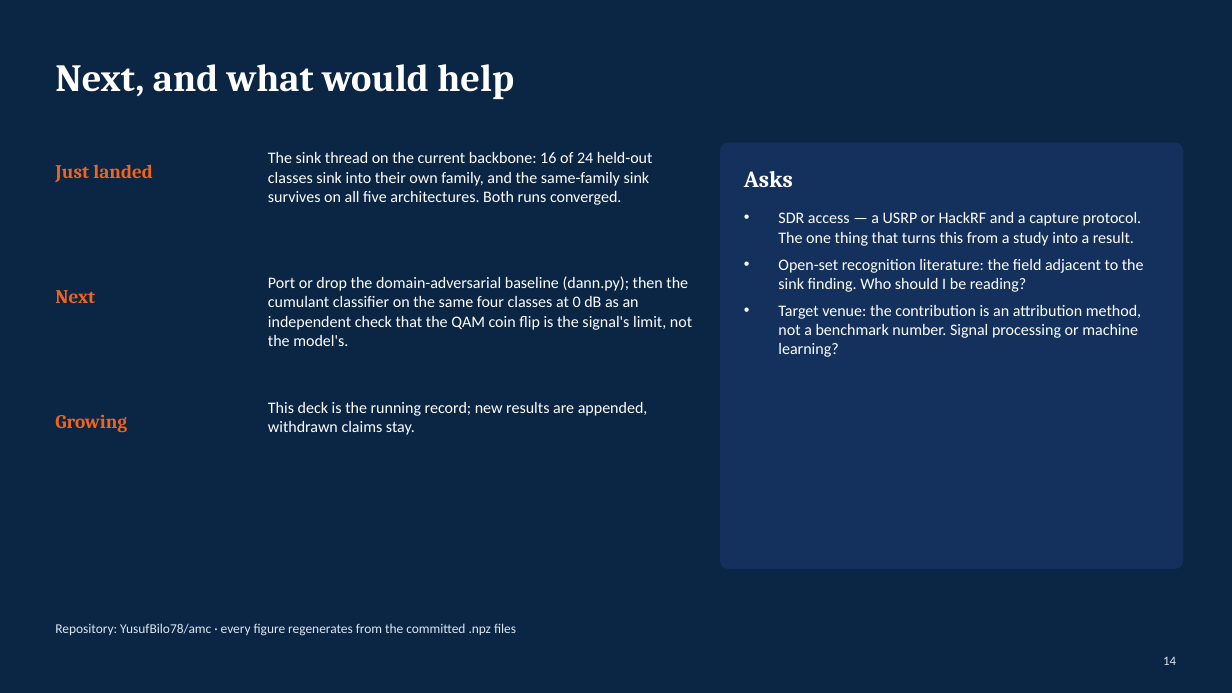
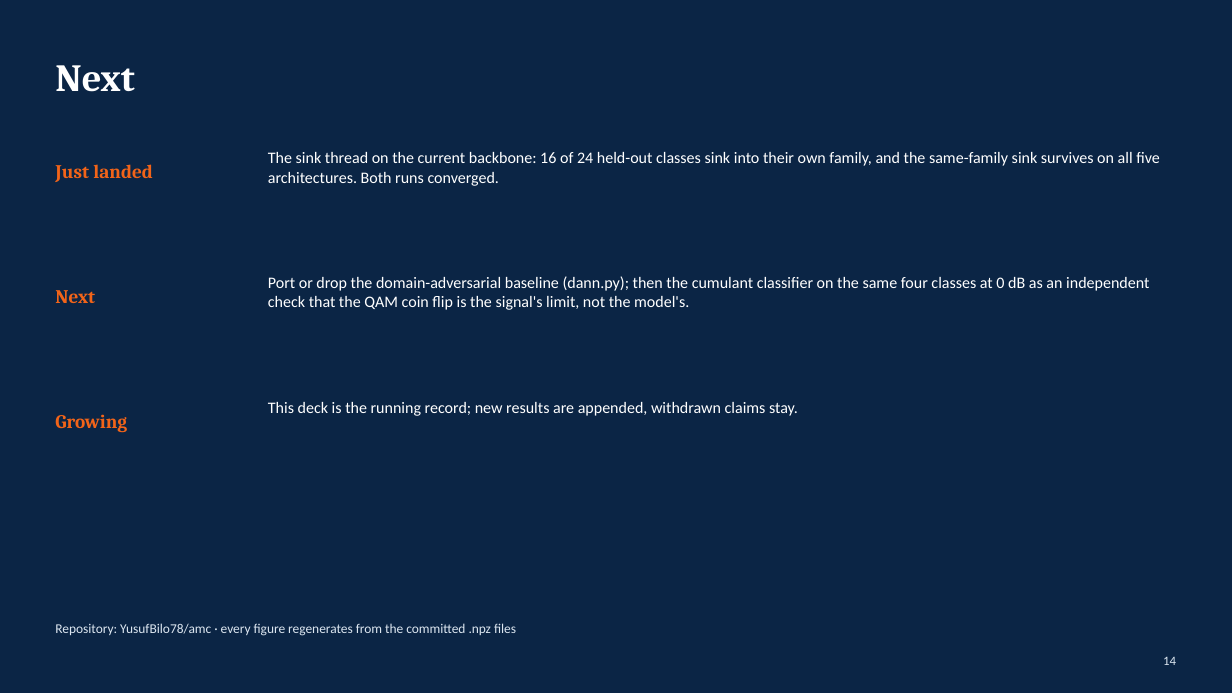
Before and after one commit to YusufBilo78/amc, a slide deck: slide 14 of deck/amc_progress.pptx. Drawn at 1232x693 pixels with LibreOffice and Linux fonts; fonts in the diff are those of the drawing. Boxes give left, top, right and bottom in pixels: in the first picture for what was removed or moved away, otherwise in the second. Text is boxed around its words. In the diff, an @@ line names an element or a change of style, - is before the commit and + after.

```diff
--- a/deck/amc_progress.pptx
+++ b/deck/amc_progress.pptx
@@ text at bbox=[55, 65, 135, 92]: text changed @@
-Next, and what would help
+Next
@@ text "The sink thread on the ..." rewrapped from bbox=[268, 152, 653, 205] to bbox=[268, 152, 1160, 186] @@
@@ rounded rectangle removed at bbox=[721, 143, 1183, 568] @@
@@ text removed at bbox=[744, 171, 793, 187] @@
-Asks
@@ text removed at bbox=[778, 212, 1144, 357] @@
-• SDR access — a USRP or HackRF and a capture protocol. The one thing that turns this from a study into a result.
-• Open-set recognition literature: the field adjacent to the sink finding. Who should I be reading?
-• Target venue: the contribution is an attribution method, not a benchmark number. Signal processing or machine learning?
@@ text "Port or drop the domain-adversarial ..." rewrapped from bbox=[268, 276, 692, 346] to bbox=[268, 276, 1149, 310] @@
@@ text "This deck is the running ..." rewrapped from bbox=[268, 402, 648, 435] to bbox=[268, 402, 798, 416] @@
```
Also in this commit, not shown: 1 other file.
